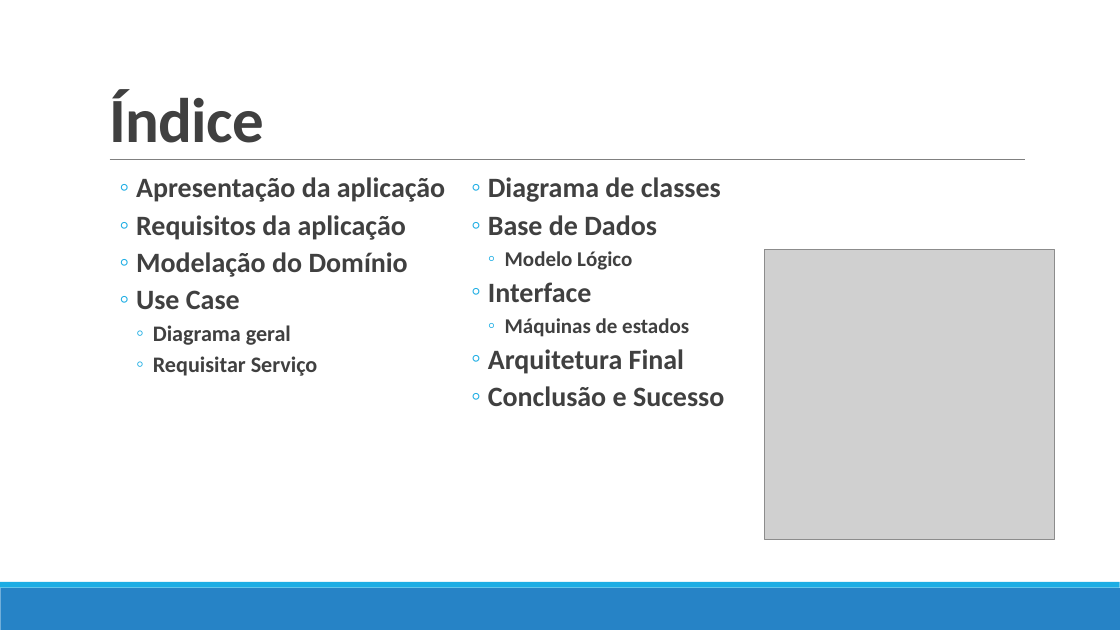
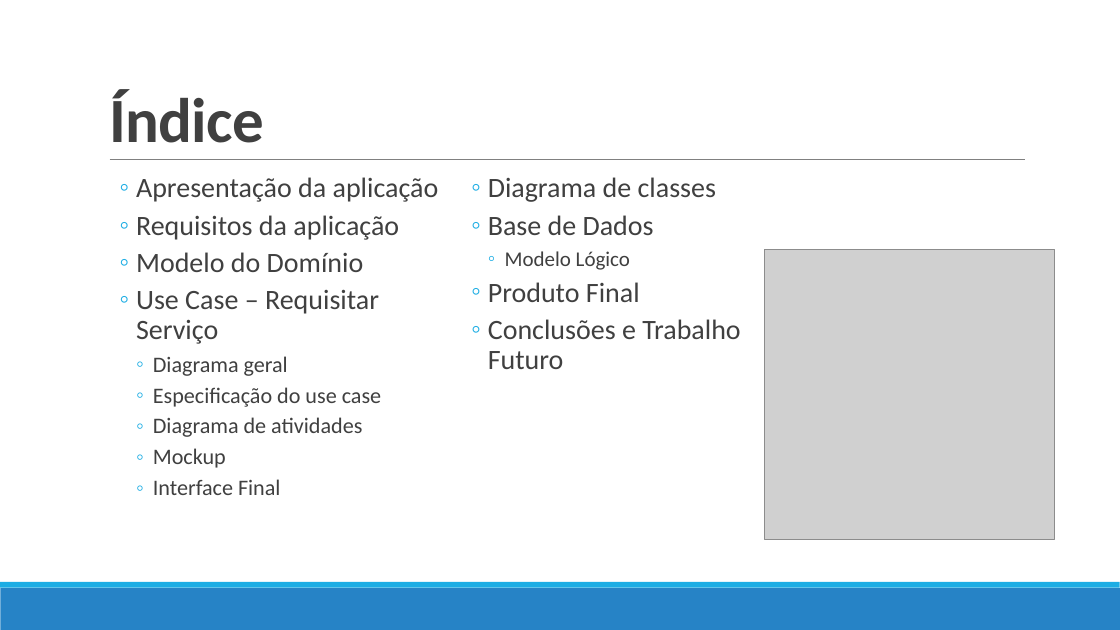
Before and after one commit to ruicalheno133/home-massage, a slide deck: slide 2 of Parte_III/Apresentação 3.pptx. Drawn at 1120x630 pixels with LibreOffice and Linux fonts; fonts in the diff are those of the drawing; grey boxes stand for pictures. Boxes give left, top, right and bottom in pixels: in the first picture for what was removed or moved away, otherwise in the second. Text is boxed around its words. In the diff, an @@ line names an element or a change of style, - is before the commit and + after.

```diff
--- a/Parte_III/Apresentação 3.pptx
+++ b/Parte_III/Apresentação 3.pptx
@@ text at box(136, 177, 439, 376): bold off in "Apresentação da aplicação", "Requisitos da aplicação", "Diagrama geral" @@
@@ text at box(488, 177, 716, 270): bold off in "Diagrama de classes", "Base de Dados", "Modelo Lógico" @@
@@ text at box(136, 252, 379, 344): text changed; bold off @@
-  ◦ Modelação do Domínio
-  ◦ Use Case
+  ◦ Modelo do Domínio
+  ◦ Use Case – Requisitar Serviço
@@ text at box(488, 282, 740, 369): text changed; bold off @@
-  ◦ Interface
-    ◦ Máquinas de estados
-  ◦ Arquitetura Final
-  ◦ Conclusão e Sucesso
+  ◦ Produto Final
+  ◦ Conclusões e Trabalho Futuro
@@ text at box(153, 387, 381, 495): text changed; bold off @@
-    ◦ Requisitar Serviço
+    ◦ Especificação do use case
+    ◦ Diagrama de atividades
+    ◦ Mockup
+    ◦ Interface Final
```
Also in this commit, not shown: 6 other slides changed, 1 slide added.
